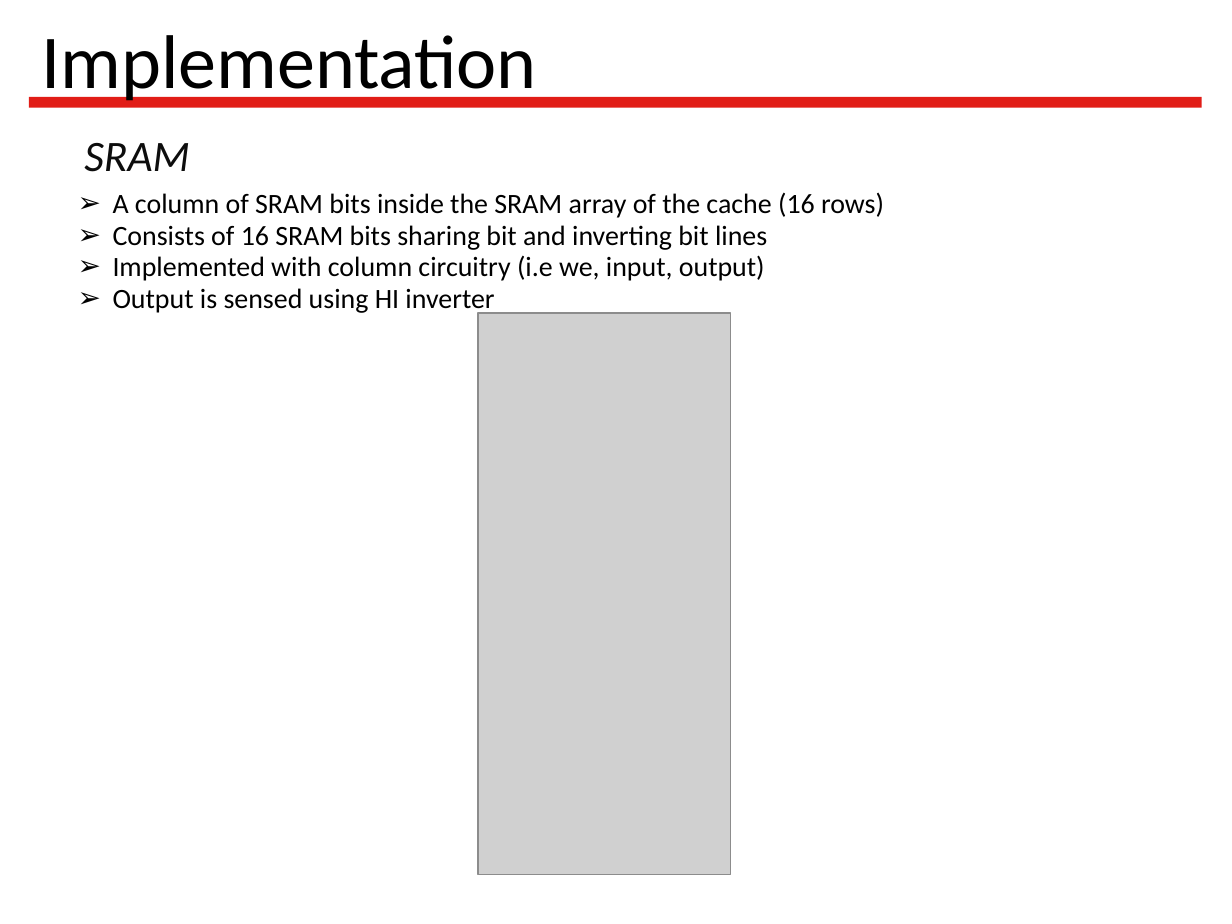
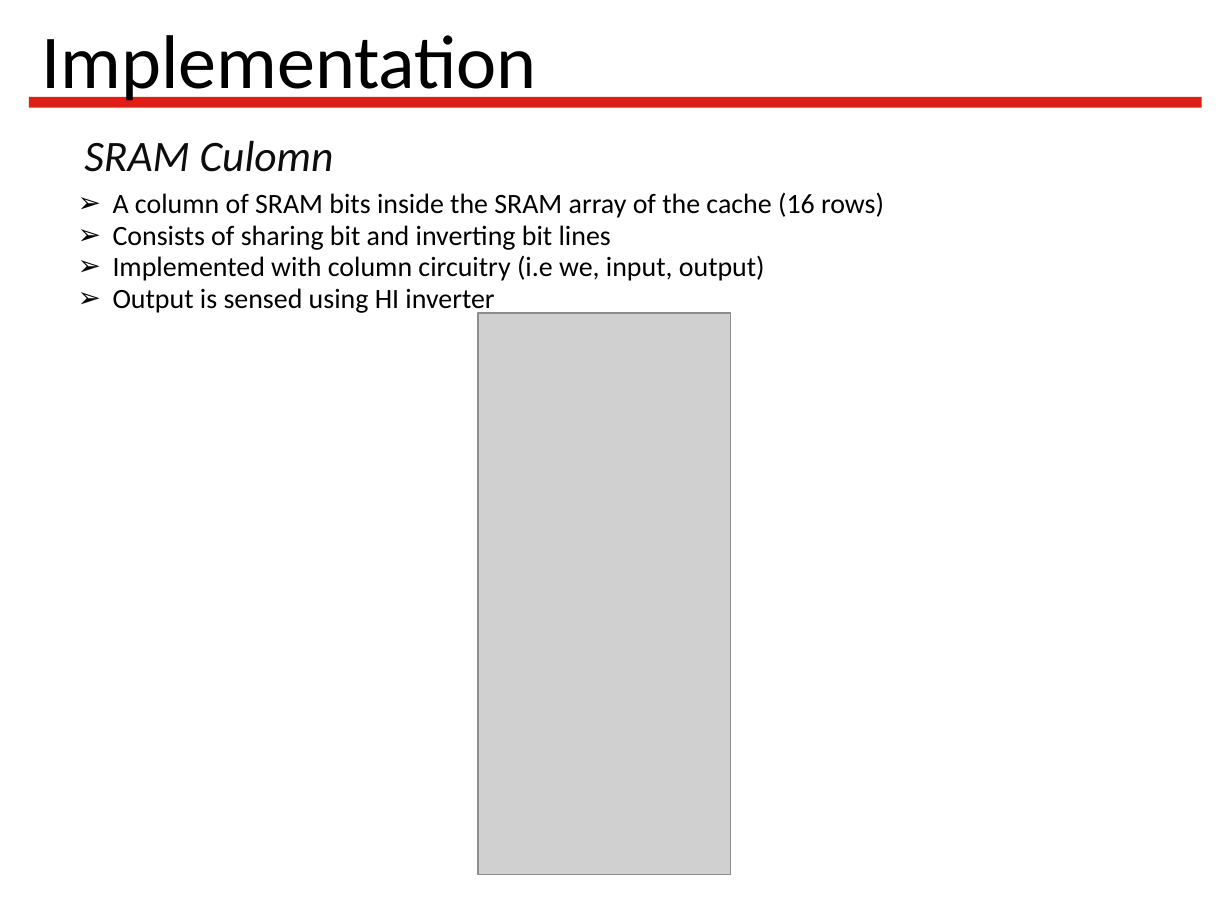
Before and after one commit to Latootoo/ECSE_548, a slide deck: slide 8 of Reports/presentation/Vlsi_project_presentation.ppt. Drawn at 1232x924 pixels with LibreOffice and Linux fonts; fonts in the diff are those of the drawing; grey boxes stand for pictures; background and template pictures are left out. Boxes give left, top, right and bottom in pixels: in the first picture for what was removed or moved away, otherwise in the second. Text is boxed around its words. In the diff, an @@ line names an element or a change of style, - is before the commit and + after.

Commit message:
Updated slides

```diff
--- a/Reports/presentation/Vlsi_project_presentation.ppt
+++ b/Reports/presentation/Vlsi_project_presentation.ppt
@@ text at <box>84,140,334,172</box>: text changed @@
-SRAM
+SRAM Culomn
@@ text at <box>113,225,611,250</box>: text changed @@
-➢ Consists of 16 SRAM bits sharing bit and inverting bit lines
+➢ Consists of sharing bit and inverting bit lines
```
